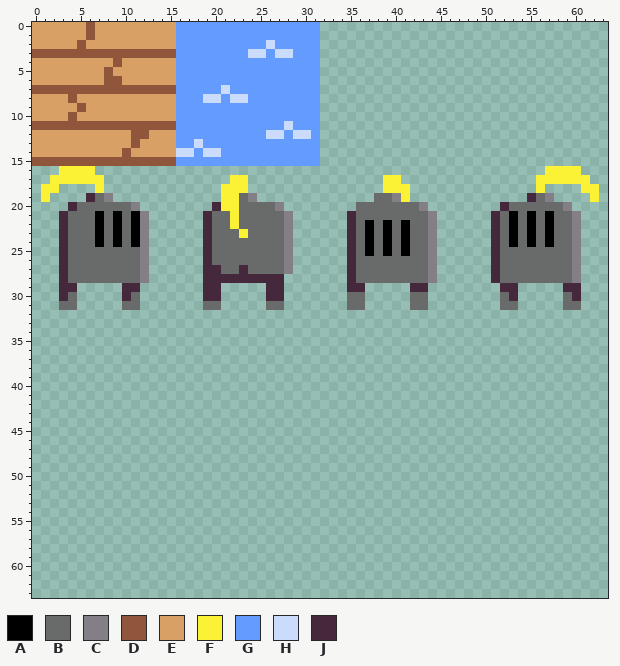
Two versions of one pixel-art file, assets/images.aseprite. The first picture shows the starting point.
64x64 pixels, 1 frame.
Palette (. is transparent): A #000000  B #696a6a  C #847e87  D #8f563b  E #d9a066  F #fbf236  G #639bff  H #cbdbfc  J #45283c
The same view after the edit:
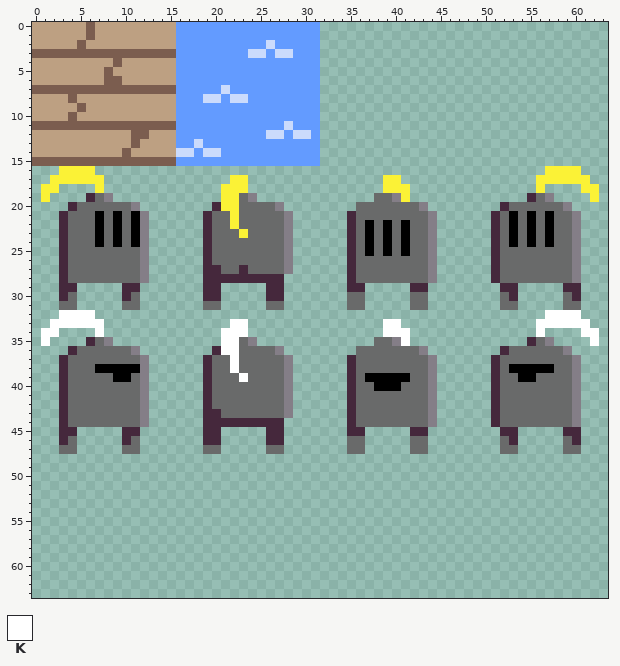
Colours new in this view: K #ffffff
What changed:
colour D: #8f563b -> #7b5d4f
colour E: #d9a066 -> #bda082
y 32: x 3..6 .... -> KKKK; x 57..60 .... -> KKKK
y 33: x 2..7 ...... -> KKKKKK; x 22..23 .. -> KK; x 39..40 .. -> KK; x 56..61 ...... -> KKKKKK
y 34: x 1..2 .. -> KK; x 7 . -> K; x 21..23 ... -> KKK; x 39..41 ... -> KKK; x 56 . -> K; x 61..62 .. -> KK
y 35: x 1 . -> K; x 6..8 ... -> JBC; x 21..24 .... -> KKBC; x 38..41 .... -> BBCK; x 55..57 ... -> JBC; x 62 . -> K
y 36: x 4..11 ........ -> JBBBBBBC; x 20..27 ........ -> JKKBBBBC; x 36..43 ........ -> BBBBBBBC; x 52..59 ........ -> JBBBBBBC
y 37: x 3..12 .......... -> JBBBBBBBBC; x 19..28 .......... -> JBBKBBBBBC; x 35..44 .......... -> JBBBBBBBBC; x 51..60 .......... -> JBBBBBBBBC
y 38: x 3..12 .......... -> JBBBAAAAAC; x 19..28 .......... -> JBBKBBBBBC; x 35..44 .......... -> JBBBBBBBBC; x 51..60 .......... -> JBAAAAABBC
y 39: x 3..12 .......... -> JBBBBBAABC; x 19..28 .......... -> JBBBKBBBBC; x 35..44 .......... -> JBAAAAABBC; x 51..60 .......... -> JBBAABBBBC
y 40: x 3..12 .......... -> JBBBBBBBBC; x 19..28 .......... -> JBBBBBBBBC; x 35..44 .......... -> JBBAAABBBC; x 51..60 .......... -> JBBBBBBBBC
y 41..42: x 3..12 .......... -> JBBBBBBBBC; x 19..28 .......... -> JBBBBBBBBC; x 35..44 .......... -> JBBBBBBBBC; x 51..60 .......... -> JBBBBBBBBC
y 43: x 3..12 .......... -> JBBBBBBBBC; x 19..28 .......... -> JJBBBBBBBC; x 35..44 .......... -> JBBBBBBBBC; x 51..60 .......... -> JBBBBBBBBC
y 44: x 3..12 .......... -> JBBBBBBBBC; x 19..27 ......... -> JJJJJJJJJ; x 35..44 .......... -> JBBBBBBBBC; x 51..60 .......... -> JBBBBBBBBC
y 45: x 3..4 .. -> JJ; x 10..11 .. -> JJ; x 19..20 .. -> JJ; x 26..27 .. -> JJ; x 35..36 .. -> JJ; x 42..43 .. -> JJ; x 52..53 .. -> JJ; x 59..60 .. -> JJ
y 46: x 3..4 .. -> JB; x 10..11 .. -> JB; x 19..20 .. -> JJ; x 26..27 .. -> JJ; x 35..36 .. -> BB; x 42..43 .. -> BB; x 52..53 .. -> BJ; x 59..60 .. -> BJ
y 47: x 3..4 .. -> BB; x 10..11 .. -> BB; x 19..20 .. -> BB; x 26..27 .. -> BB; x 35..36 .. -> BB; x 42..43 .. -> BB; x 52..53 .. -> BB; x 59..60 .. -> BB
Pixel boxes of the changes (left, top, right, bottom) in both pictures:
changed: (32, 22, 176, 166)
added: (41, 310, 149, 454)
added: (491, 310, 599, 454)
added: (203, 319, 293, 454)
added: (347, 319, 437, 454)
